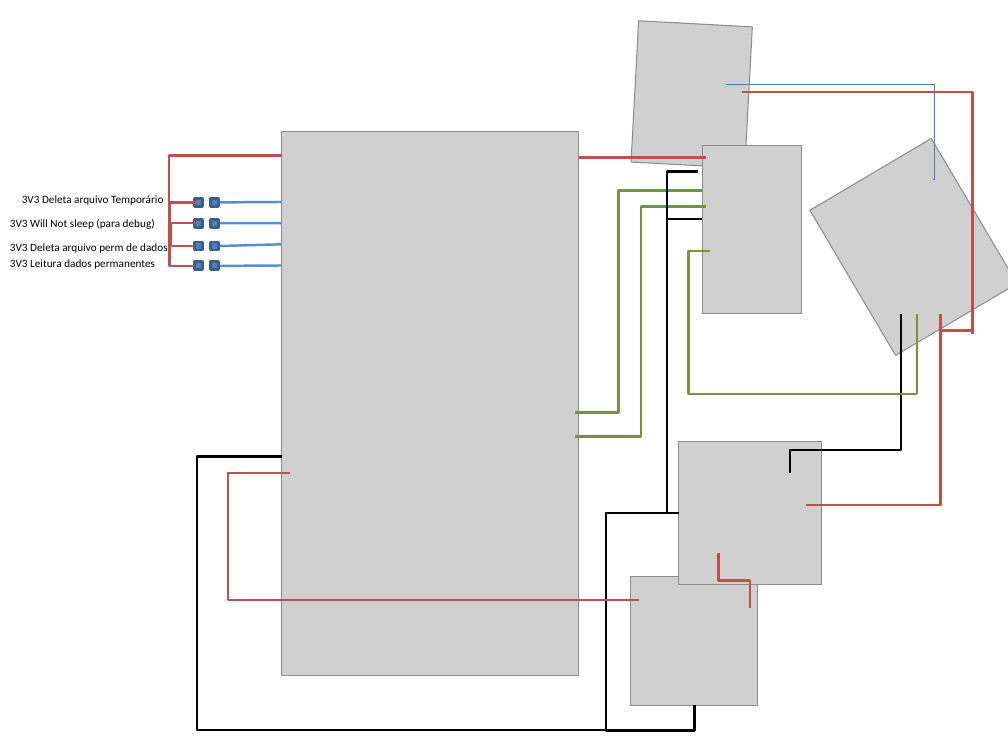
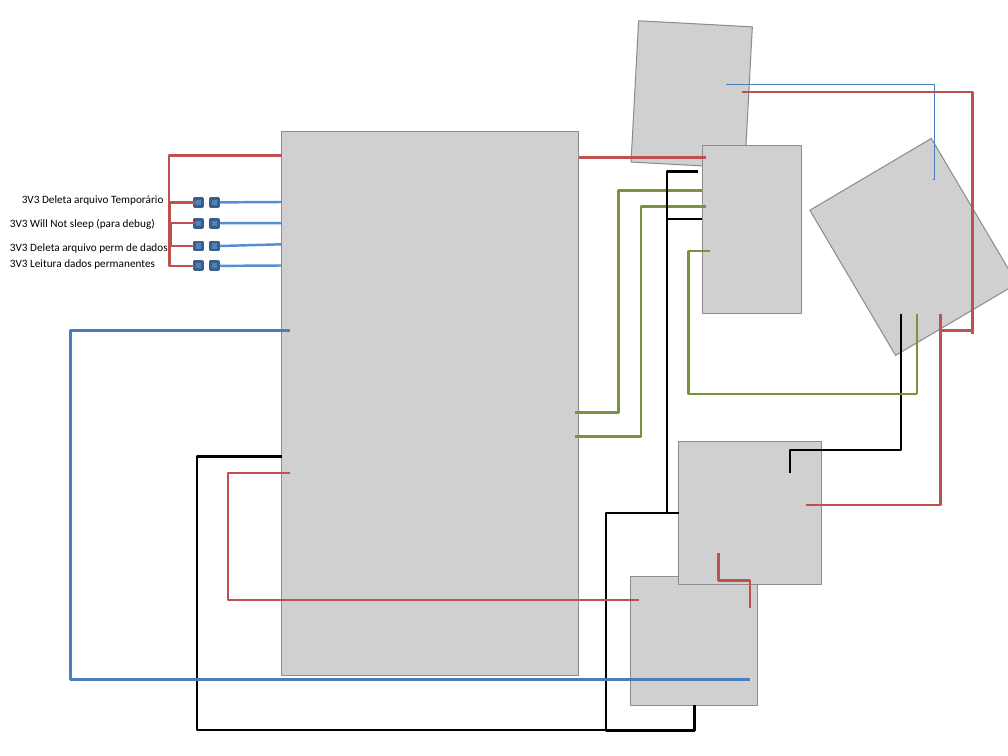
Before and after one commit to FerdinandoCrispino/Lilygo-SIM7080G, a slide deck: slide 3 of ligacaoLilygo.pptx. Drawn at 1008x756 pixels with LibreOffice and Linux fonts; fonts in the diff are those of the drawing; grey boxes stand for pictures. Boxes give left, top, right and bottom in pixels: in the first picture for what was removed or moved away, otherwise in the second. Text is boxed around its words. In the diff, an @@ line names an element or a change of style, - is before the commit and + after.

```diff
--- a/ligacaoLilygo.pptx
+++ b/ligacaoLilygo.pptx
@@ elbow line added from (289, 331) to (750, 679), #4B7EBC 1.75 pt @@
```
Also in this commit, not shown: 1 other slide changed, 6 slides added.
